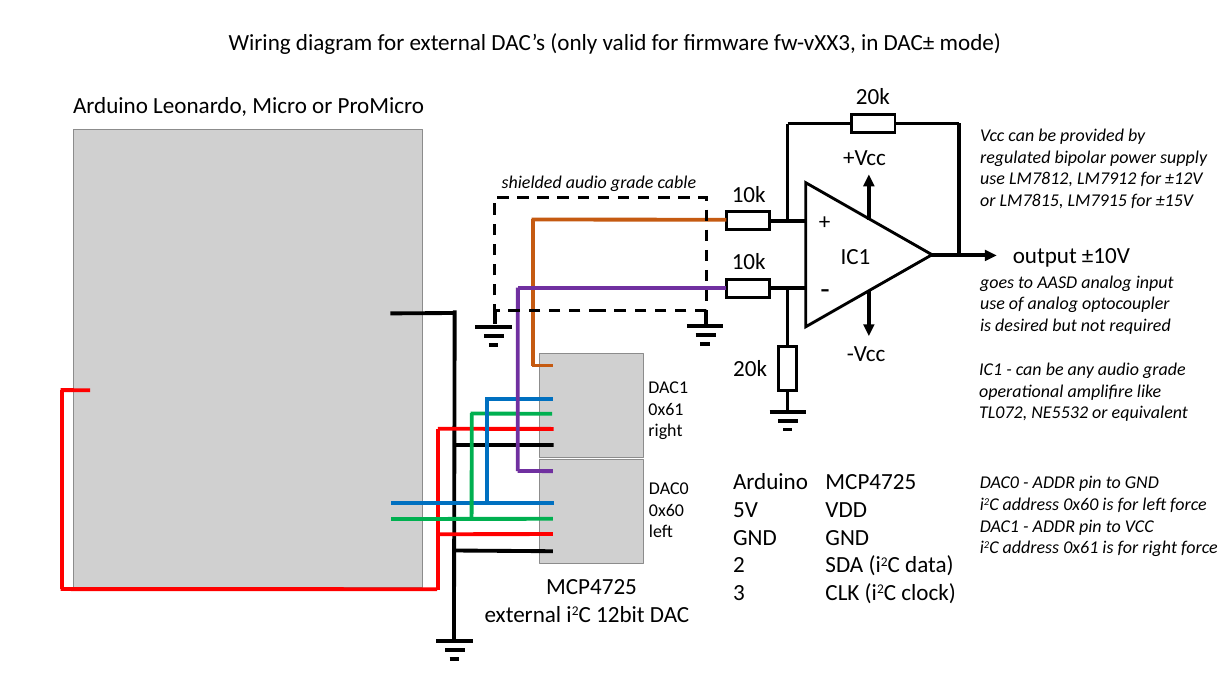
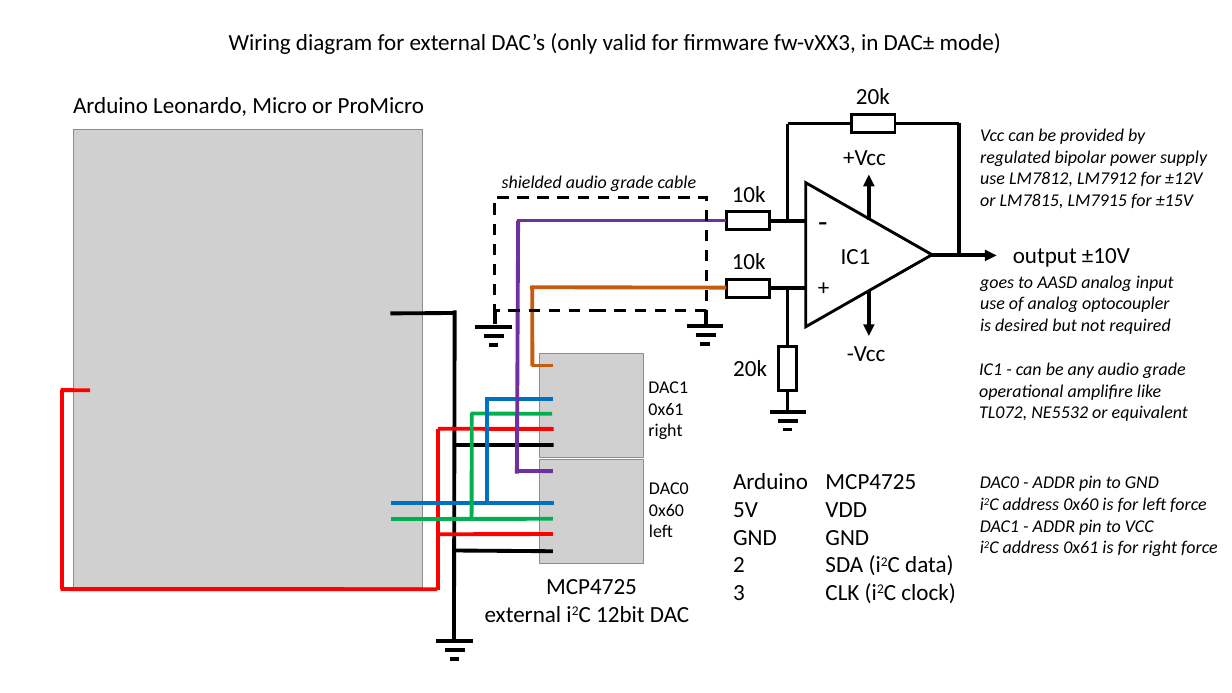
Before and after one commit to ranenbg/Arduino-FFB-wheel, a slide deck: slide 1 of brWheel_my/mcp4725_wiring_diagram.pptx. Drawn at 1232x693 pixels with LibreOffice and Linux fonts; fonts in the diff are those of the drawing; grey boxes stand for pictures; background and template pictures are left out. Boxes give left, top, right and bottom in pixels: in the first picture for what was removed or moved away, otherwise in the second. Text is boxed around its words. In the diff, an @@ line names an element or a change of style, - is before the commit and + after.

```diff
--- a/brWheel_my/mcp4725_wiring_diagram.pptx
+++ b/brWheel_my/mcp4725_wiring_diagram.pptx
@@ text "-" moved from (x1=811, y1=264, x2=840, y2=311) to (x1=810, y1=197, x2=838, y2=243) @@
@@ line moved from (518, 287) - (518, 471) to (518, 221) - (517, 474) @@
@@ line moved from (726, 288) - (518, 288) to (726, 221) - (518, 221) @@
@@ text "+" moved from (x1=810, y1=202, x2=840, y2=239) to (x1=809, y1=268, x2=839, y2=305) @@
@@ line moved from (531, 220) - (726, 220) to (532, 287) - (726, 287) @@
@@ line moved from (533, 220) - (533, 366) to (532, 286) - (532, 366) @@
```
Also in this commit, not shown: 1 other file.
